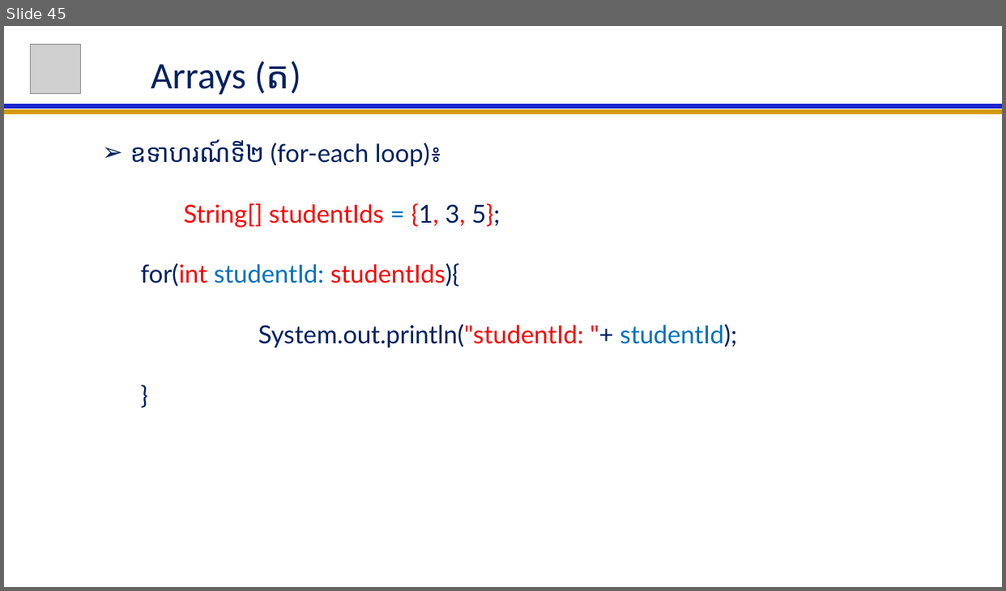
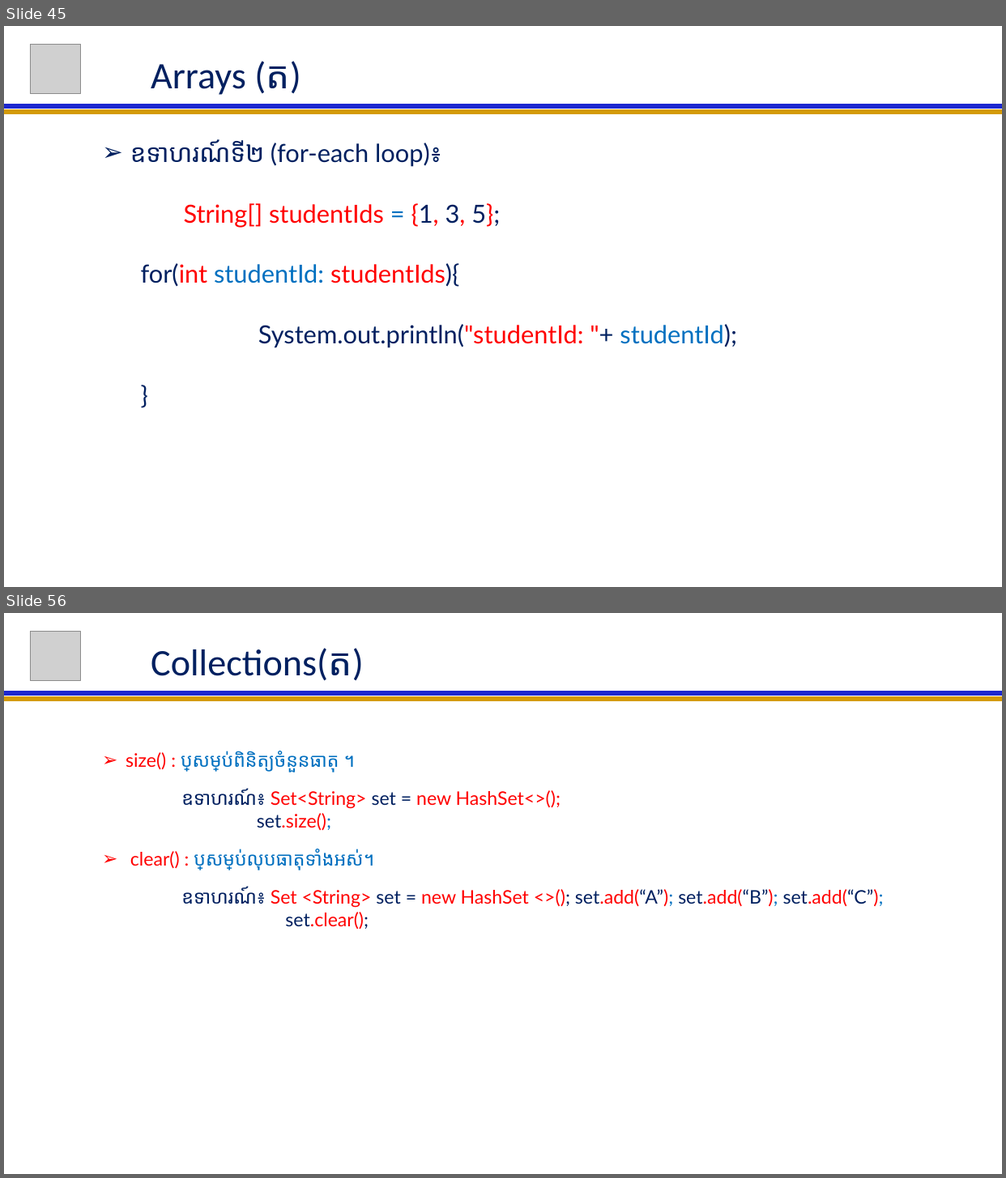
Before and after one commit to NGOUNCHHENGHY/ACLEDA-Java-For-Beginer, a slide deck: Java For Beginer Lession.pptx. Shown one above the other, each under a label of ours: slide 45 before the commit, slides 45 and 56 after it; the slides between them are not shown. The pictures are 1006x591 and 1006x1178 pixels, drawn with LibreOffice and Linux fonts; fonts in the diff are those of the drawing; grey boxes stand for pictures. Boxes give left, top, right and bottom in pixels: in the first picture for what was removed or moved away, otherwise in the second. Text is boxed around its words. In the diff, an @@ line names an element or a change of style, - is before the commit and + after.

```diff
--- a/Java For Beginer Lession.pptx
+++ b/Java For Beginer Lession.pptx
@@ slide 56 added at (4, 613, 1002, 1174), background #FFFFFF @@
@@ picture added at (31, 631, 80, 680) @@
@@ title added at (151, 648, 364, 681), 36 pt, text #002060 @@
+Collections(ត)
@@ line added from (4, 699) to (1002, 699), #D49B06 4.5 pt @@
@@ line added from (4, 693) to (1002, 693), #1C27CF 4.5 pt @@
@@ subtitle added at (126, 751, 884, 930), 18 pt, text #FF0000 @@
+  ➢ size() : ប្រើសម្រាប់ពិនិត្យចំនួនធាតុ ។
+  ឧទាហរណ៍៖ Set<String> set = new HashSet<>();
+  set.size();
+  ➢ clear() : ប្រើសម្រាប់លុបធាតុទាំងអស់។
+  ឧទាហរណ៍៖ Set <String> set = new HashSet <>(); set.add(“A”); set.add(“B”); set.add(“C”);
+  set.clear();
```
Also in this commit, not shown: 10 other slides added.
